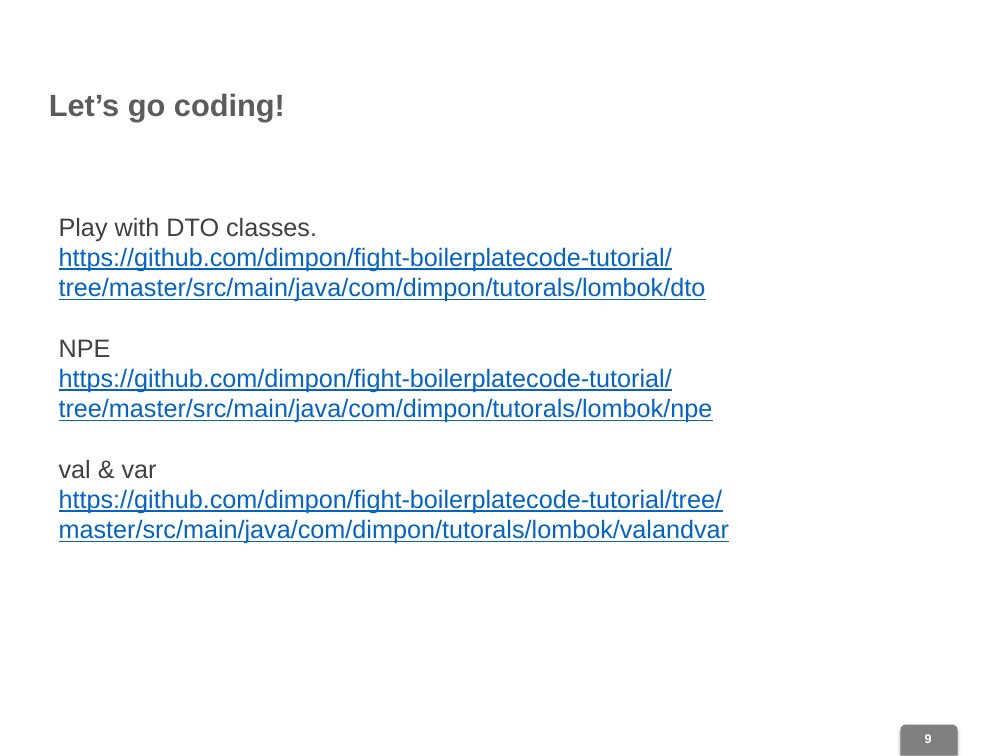
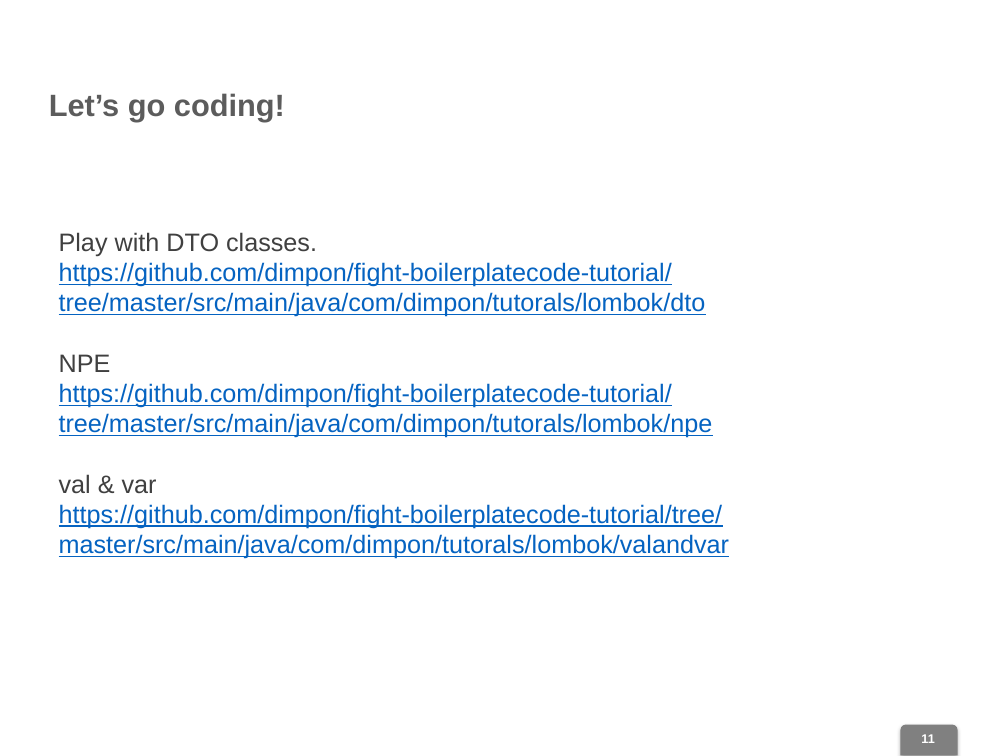
Before and after one commit to dimpon/fight-boilerplatecode-tutorial, a slide deck: slide 11 of Boilerplate.pptx (slide 9 before the commit). Drawn at 1008x756 pixels with LibreOffice and Linux fonts; fonts in the diff are those of the drawing; background and template pictures are left out. Boxes give left, top, right and bottom in pixels: in the first picture for what was removed or moved away, otherwise in the second. Text is boxed around its words. In the diff, an @@ line names an element or a change of style, - is before the commit and + after.

```diff
--- a/Boilerplate.pptx
+++ b/Boilerplate.pptx
@@ text "Play with DTO classes. https://github.com/dimpon/fight-boile ...": place and size @@
-text "Play with DTO classes. https://github.com/dimpon/fight-boile ..." at [59,217,729,544]
+text "Play with DTO classes. https://github.com/dimpon/fight-boile ..." at [59,232,729,559]
@@ page number at [921,734,934,743]: text changed @@
-9
+11
```
Also in this commit, not shown: 2 other slides changed, 2 slides added, 4 other files.
